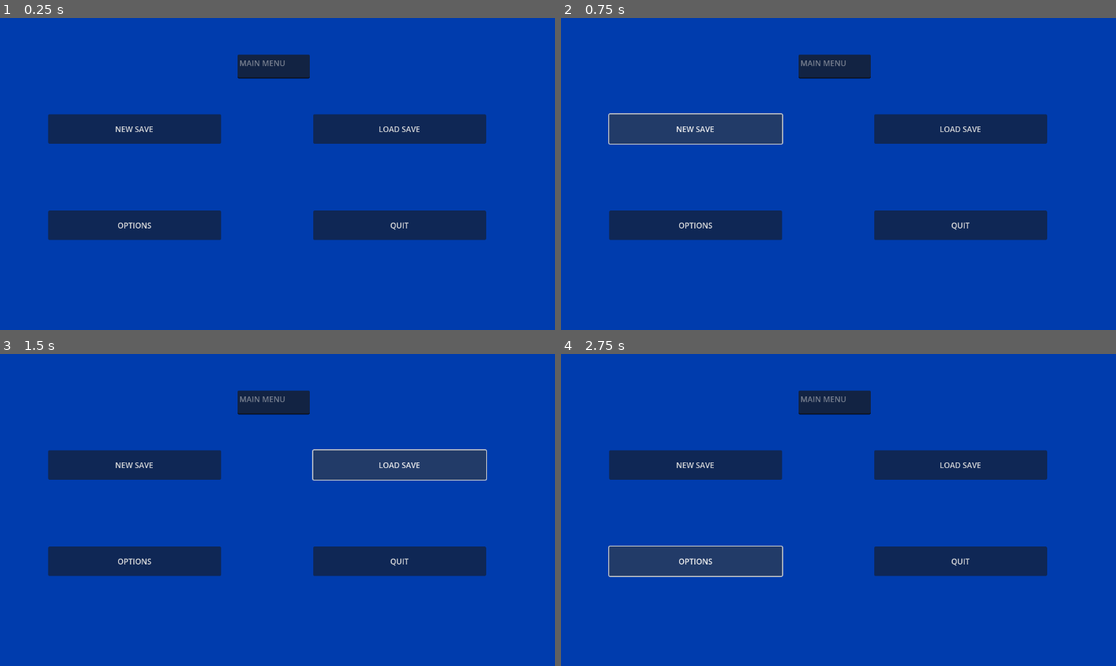
Above: before the commit, frames 1-4 (two rows, left to right).
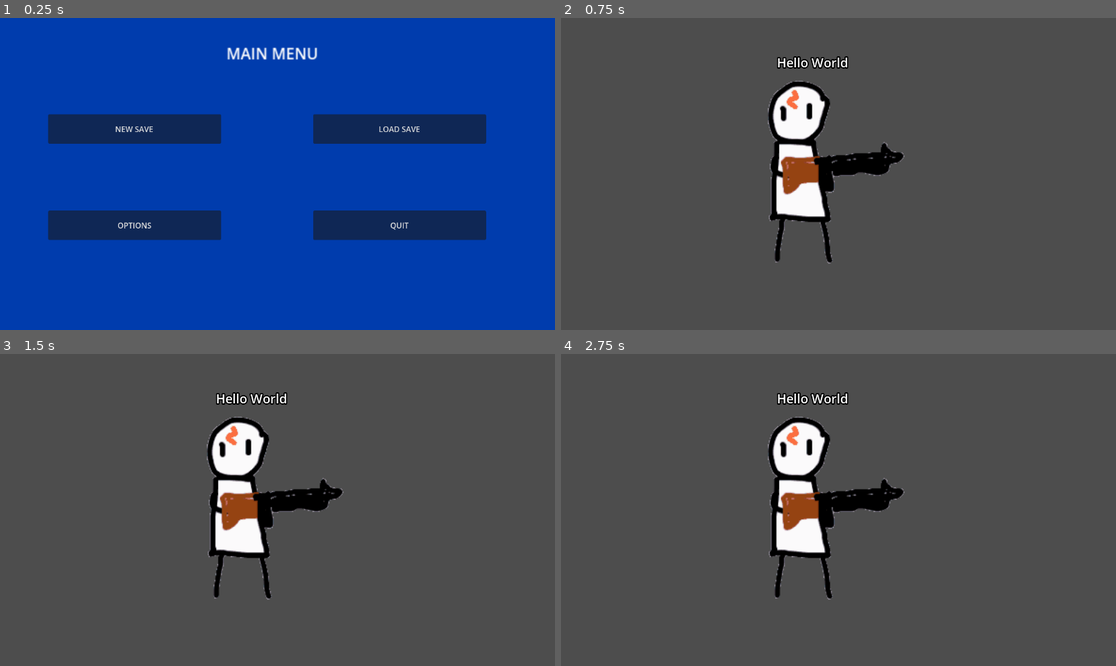
Above: after the commit, the same moments.

Repository: gmuGADIG/DEADSHOT
Game: Godot game, scene res://menu/main_menu_scene.tscn
Same seed, same stepped clock (60 frames per second), same inputs: the game is played once before the commit and once after it. This scene is started directly instead of the project's main scene.
Inputs (mouse positions are in pixels of both pictures, inside the frame that each line leads up to):
- Up to frame 1 (0.25 s): no input
- Up to frame 2 (0.75 s): click "NEW SAVE" at 0.5 s
- Up to frame 3 (1.5 s): click (399, 466) at 1.25 s, where only the run before the commit has a clickable "LOAD SAVE"
- Up to frame 4 (2.75 s): click (694, 559) at 2 s, where only the run before the commit has a clickable "OPTIONS"

The runs differ from the first frame. In frame 1, 1.3% of the frame differs, in the area x 40-58%, y 9-20%; in frame 2, 100%; in frame 3, 100%, in the area x 0-100%, y 0-100%; in frame 4, 100%.

Commit message:
Added functionality to quit and new save
Quit button now quits, new save opens up test scene

Diff:
--- a/menu/button_4.gd
+++ /dev/null
@@ -1,10 +0,0 @@
-extends Button
-
-func _ready() -> void:
-	#Give button access to this function
-	self.pressed.connect(_button_pressed)
-
-func _button_pressed() -> void:
-	#print a bye and quit using tree
-	print("bye bye")
-	get_tree().quit()
--- a/menu/main_menu_scene.tscn
+++ b/menu/main_menu_scene.tscn
@@ -51,13 +51,13 @@
 offset_right = 1009.0
 offset_bottom = 461.0
 text = "QUIT"
-script = ExtResource("4_nm46m")
+script = ExtResource("2_tmgc7")
 
-[node name="TextEdit" type="TextEdit" parent="."]
+[node name="Label" type="Label" parent="."]
 layout_mode = 0
-offset_left = 493.0
-offset_top = 76.0
-offset_right = 643.0
-offset_bottom = 126.0
+offset_left = 470.0
+offset_top = 50.0
+offset_right = 566.00006
+offset_bottom = 73.0
+scale = Vector2(2, 2)
 text = "MAIN MENU"
-editable = false
--- a/menu/new_save_script.gd
+++ b/menu/new_save_script.gd
@@ -9,3 +9,4 @@
 func _button_pressed() -> void:
 	#Load New Save
 	print("New Save Loaded")
+	get_tree().change_scene_to_file("res://menu/test_new_save.tscn")
--- a/menu/quit_game_script.gd
+++ b/menu/quit_game_script.gd
@@ -9,3 +9,4 @@
 func _button_pressed() -> void:
 	#Quit Game
 	print("Game Quit")
+	get_tree().quit()
--- /dev/null
+++ b/menu/test_new_save.tscn
@@ -0,0 +1,15 @@
+[gd_scene load_steps=2 format=3 uid="uid://ca5fx3hv5ahrh"]
+
+[ext_resource type="Texture2D" uid="uid://ckv48omi8han7" path="res://temp_art/gartic/harry_potter_with_gun.png" id="1_m8p2v"]
+
+[node name="TestNewSave" type="Node3D"]
+
+[node name="Sprite3D" type="Sprite3D" parent="."]
+texture = ExtResource("1_m8p2v")
+
+[node name="Label3D" type="Label3D" parent="Sprite3D"]
+transform = Transform3D(1, 0, 0, 0, 1, 0, 0, 0, 1, -0.33009768, 1.4162372, -0.4235828)
+text = "Hello World"
+
+[node name="Camera3D" type="Camera3D" parent="."]
+transform = Transform3D(1, 0, 0, 0, 1, 0, 0, 0, 1, 0, 0, 2.1587083)
Not shown, removed: menu/button_4.gd.uid
Not shown: 1 places in menu/main_menu_scene.tscn that only renumber resources
